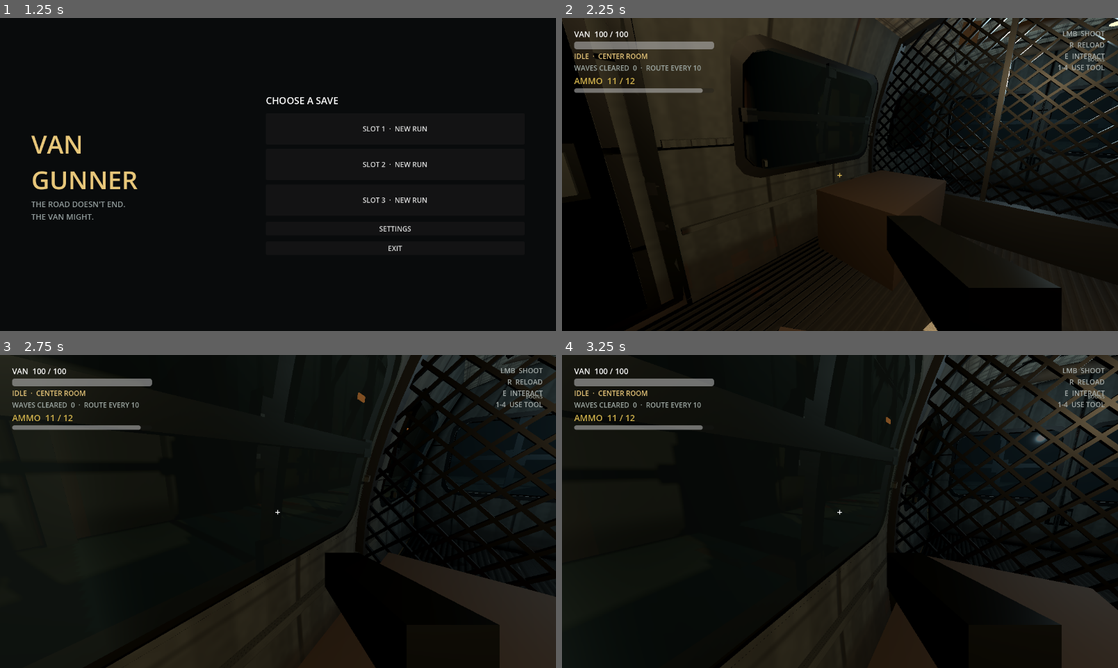
Above: before the commit, frames 1-4 (two rows, left to right).
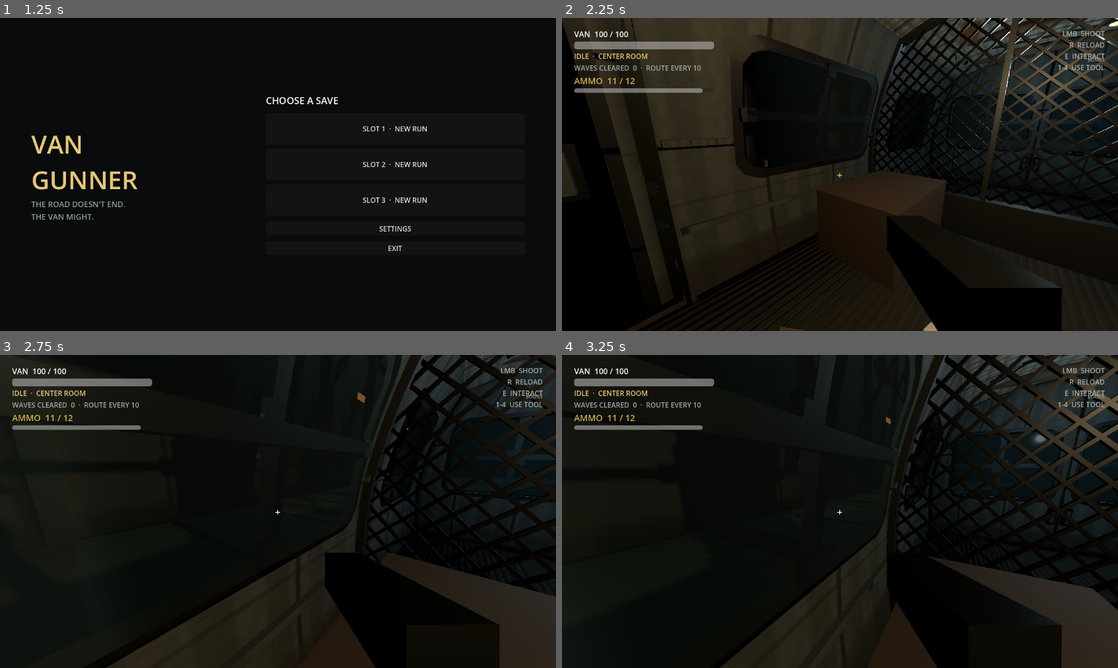
Above: after the commit, the same moments.

Repository: SebastianFreitas/van-gunner
Game: Godot game, scene res://scenes/boot/boot.tscn
Same seed, same stepped clock (60 frames per second), same inputs: the game is played once before the commit and once after it.
Inputs (mouse positions are in pixels of both pictures, inside the frame that each line leads up to):
- Up to frame 1 (1.25 s): tap Enter at 0.5 s; move the mouse to (400, 158) at 0.52 s; hold D (move_right) from 0.53 s (still down); hold E (interact) from 0.53 s (still down)
- Up to frame 2 (2.25 s): release D (move_right) at 1.25 s; release E (interact) at 1.25 s; click "SLOT 1 · NEW RUN" at 1.25 s; tap Space at 2 s; move the mouse to (812, 174) at 2.02 s; hold W (move_forward) from 2.03 s (still down); click (812, 174) at 2.1 s
- Up to frame 3 (2.75 s): keep holding W (move_forward)
- Up to frame 4 (3.25 s): keep holding W (move_forward); move the mouse to (851, 505) at 2.77 s; hold 1 (use_slot_1) from 2.78 s (still down)

Frame 1 is identical in both runs. In frame 2, less than 0.1% of the frame differs, in the area x 24-40%, y 74-90%; in frame 3, less than 0.1%; in frame 4, less than 0.1%.

Commit message:
Add floor seal strips to hide side wall and deck gaps.
Co-authored-by: Cursor <cursoragent@cursor.com>

Diff:
--- a/scripts/run/van_side_wall.gd
+++ b/scripts/run/van_side_wall.gd
@@ -530,6 +530,7 @@
 	_add_door_jambs(1.0, jamb_mat)
 	_add_door_slide_tracks(jamb_mat)
 	_add_cargo_rails(mat)
+	_add_floor_seal_strips(jamb_mat)
 
 
 func _add_side(side_name: StringName, wall_sign: float, mat: Material) -> void:
@@ -835,6 +836,37 @@
 		add_child(track)
 
 
+func _add_floor_seal_strips(mat: Material) -> void:
+	# Dark rubber/finish bead where the liner meets the deck — covers the small
+	# floor-wall gap and reads like real van corner isolation trim.
+	const FLOOR_HALF_WIDTH := 2.4  # van_floor span_x * 0.5
+	var seal_y := 0.025
+	var wall_x := _profile_x(seal_y)
+	var lean := lean_angle_at(seal_y)
+	var seal_depth := maxf(wall_x - FLOOR_HALF_WIDTH + 0.03, 0.04)
+	var seal_center_x := (wall_x + FLOOR_HALF_WIDTH) * 0.5
+	var idx := 0
+	for span in _solid_z_ranges_below_windows():
+		var z0: float = span[0]
+		var z1: float = span[1]
+		var length: float = z1 - z0
+		if length < 0.35:
+			continue
+		var z_mid := (z0 + z1) * 0.5
+		for wall_sign in [-1.0, 1.0]:
+			var seal := MeshInstance3D.new()
+			seal.name = "FloorSeal_%s_%d" % ["L" if wall_sign < 0.0 else "R", idx]
+			var box := BoxMesh.new()
+			box.size = Vector3(seal_depth, 0.05, length)
+			seal.mesh = box
+			seal.material_override = mat
+			seal.position = Vector3(wall_sign * seal_center_x, seal_y, z_mid)
+			seal.rotation.z = wall_sign * lean
+			seal.cast_shadow = GeometryInstance3D.SHADOW_CASTING_SETTING_ON
+			add_child(seal)
+		idx += 1
+
+
 func _add_cargo_rails(mat: Material) -> void:
 	# Lower tie rail sits under the windows — run full length except the door bay.
 	_add_rail_segments(mat, 0.72, _solid_z_ranges_below_windows())
